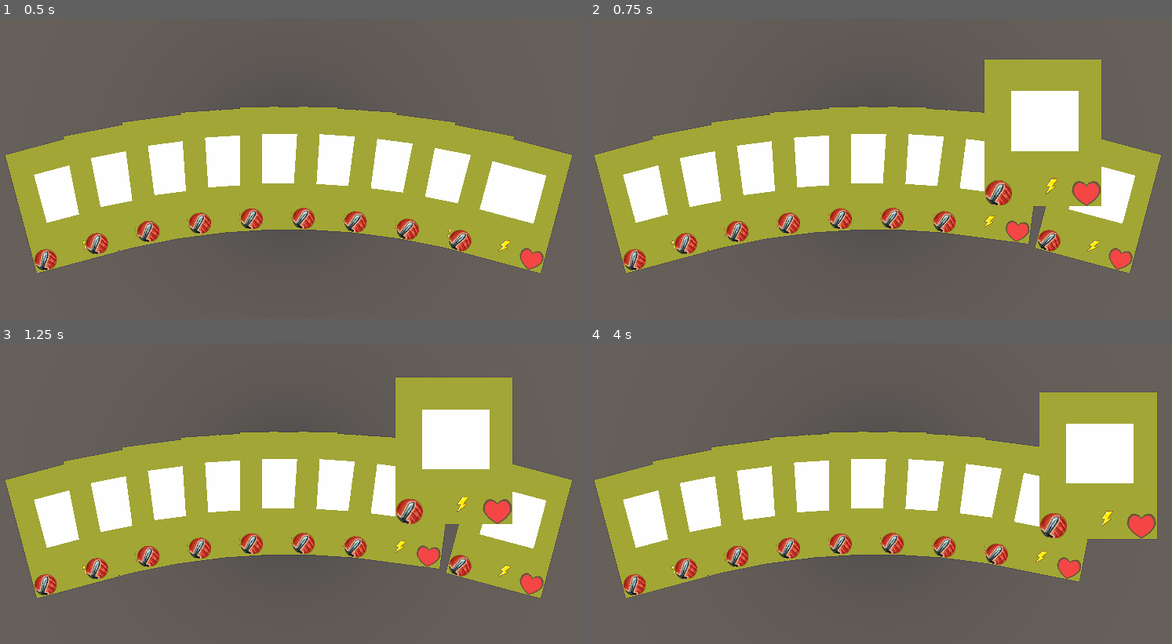
Above: before the commit, frames 1-4 (two rows, left to right).
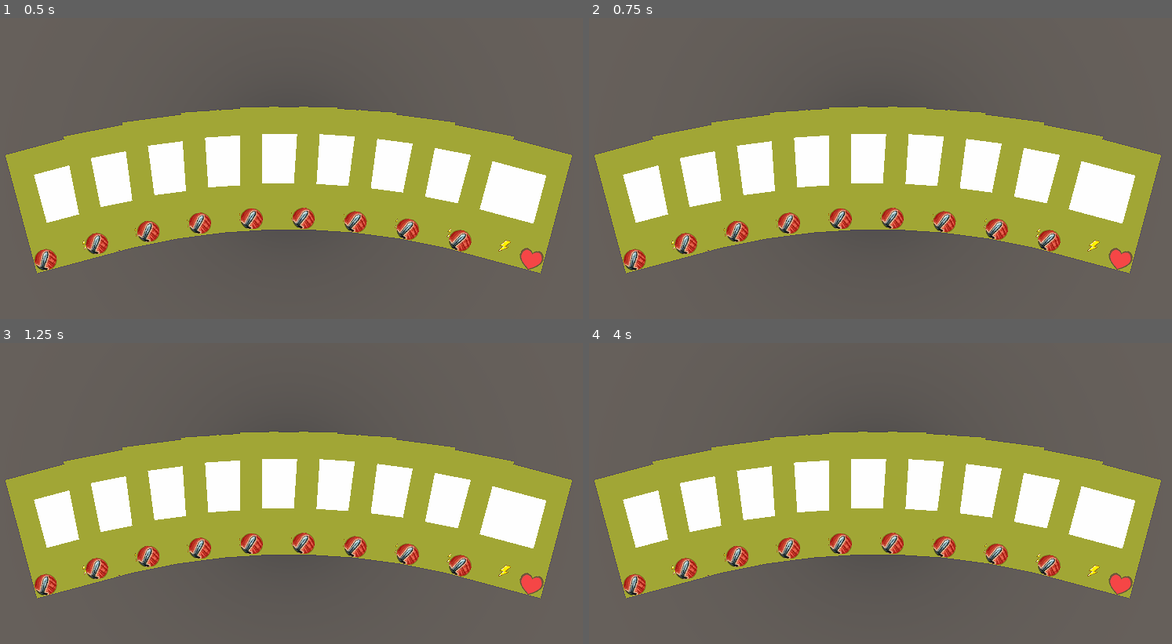
Above: after the commit, the same moments.

Repository: tpgame-spbstu/Tabletop-roguelike
Game: Godot game, scene res://Modification/hand.tscn
Two runs of this game, one before a commit and one after it. Both use one fixed random seed, a clock stepped at 60 frames per second and the inputs below. This scene is started directly instead of the project's main scene.
Inputs (mouse positions are in pixels of both pictures, inside the frame that each line leads up to):
- Up to frame 1 (0.5 s): no input
- Up to frame 2 (0.75 s): tap Enter at 0.5 s; move the mouse to (1014, 150) at 0.52 s; click (1014, 150) at 0.67 s
- Up to frame 3 (1.25 s): no input
- Up to frame 4 (4 s): tap Space at 1.25, 2.75 s; move the mouse to (752, 511) at 1.27 s; click (752, 511) at 1.42 s; tap Enter at 2, 3.5 s; move the mouse to (938, 412) at 2.02 s; click (938, 412) at 2.17 s; move the mouse to (845, 565) at 2.77 s; click (845, 565) at 2.92 s; move the mouse to (1067, 547) at 3.52 s; click (1067, 547) at 3.67 s

Frame 1 is identical in both runs. In frame 2, 8.3% of the frame differs, in the area x 67-89%, y 13-77%; in frame 3, 8.4%; in frame 4, 10%, in the area x 76-99%, y 16-85%.

Commit message:
Добавил кастомный collision_layer для карт руки #97

Diff:
--- a/Modification/hand.gd
+++ b/Modification/hand.gd
@@ -8,6 +8,9 @@
 var _cards: Array
 # stores currently hovered card
 var _hovered
+# set for every card, ray is also checking only this layer
+# done to avoid ray picking cards, that are not in the hand
+var _collision_layer_bit: int = 2
 onready var card_inst = load("res://Modification/card_3d.tscn")
 onready var utils = load("res://Modification/utils.gd").new()
 # TODO: substitute, change it with the actual value
@@ -95,7 +98,7 @@
 	var space_state = get_world().direct_space_state
 
 	# get the closest (highest on Y-axis) card under the mouse
-	var first_card = space_state.intersect_ray(ray_from, ray_to)
+	var first_card = space_state.intersect_ray(ray_from, ray_to, [], _get_collision_layer())
 	if first_card:
 		first_card = first_card["collider"]
 		# case (2)
@@ -111,7 +114,7 @@
 				return
 			# get the card under the first card, if any
 			# [_hovered] means to ignore the hovered card during raycasting
-			var second_card = space_state.intersect_ray(ray_from, ray_to, [_hovered])
+			var second_card = space_state.intersect_ray(ray_from, ray_to, [_hovered], _get_collision_layer())
 			if second_card:
 				second_card = second_card["collider"]
 				# get the polygons of the cards (array of their vertexes)
@@ -190,3 +193,7 @@
 	_hovered = null
 	var tween = card.get_hower_tween()
 	tween.on_exit()
+
+
+func _get_collision_layer():
+	return 1 << _collision_layer_bit
